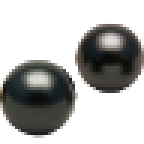
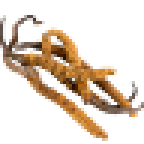
Layer changes from the first 144px x 144px image to the second:
added layer "Pasted Layer#68" above "Pasted Layer#67" over [0,15,144,141]
hid "Pasted Layer#66" over [0,21,144,138]
